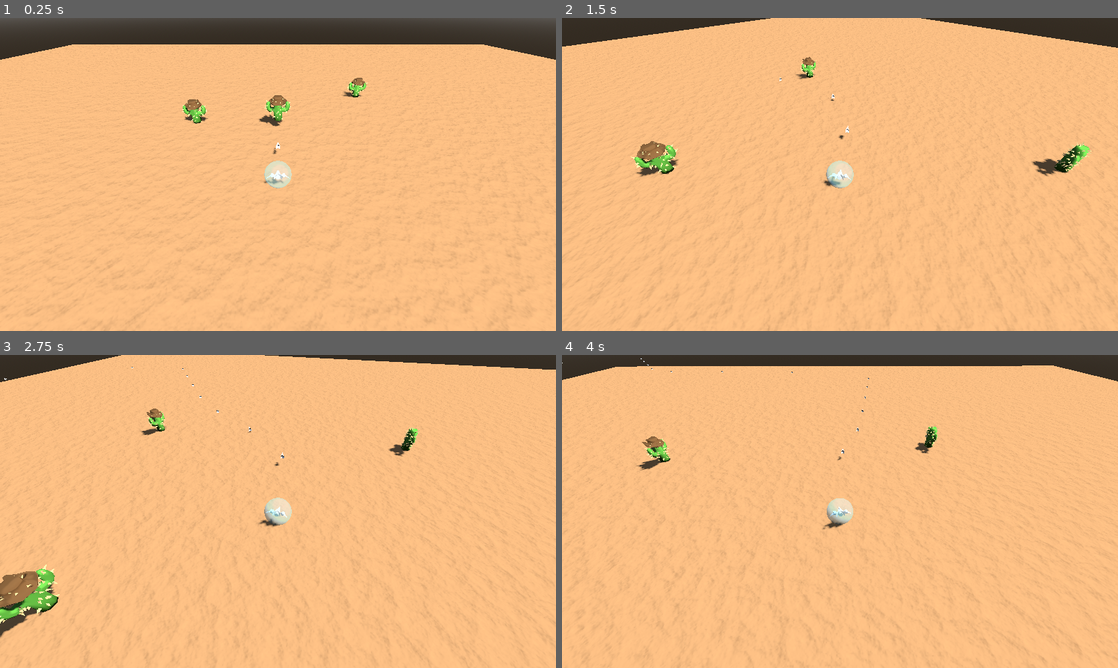
Above: before the commit, frames 1-4 (two rows, left to right).
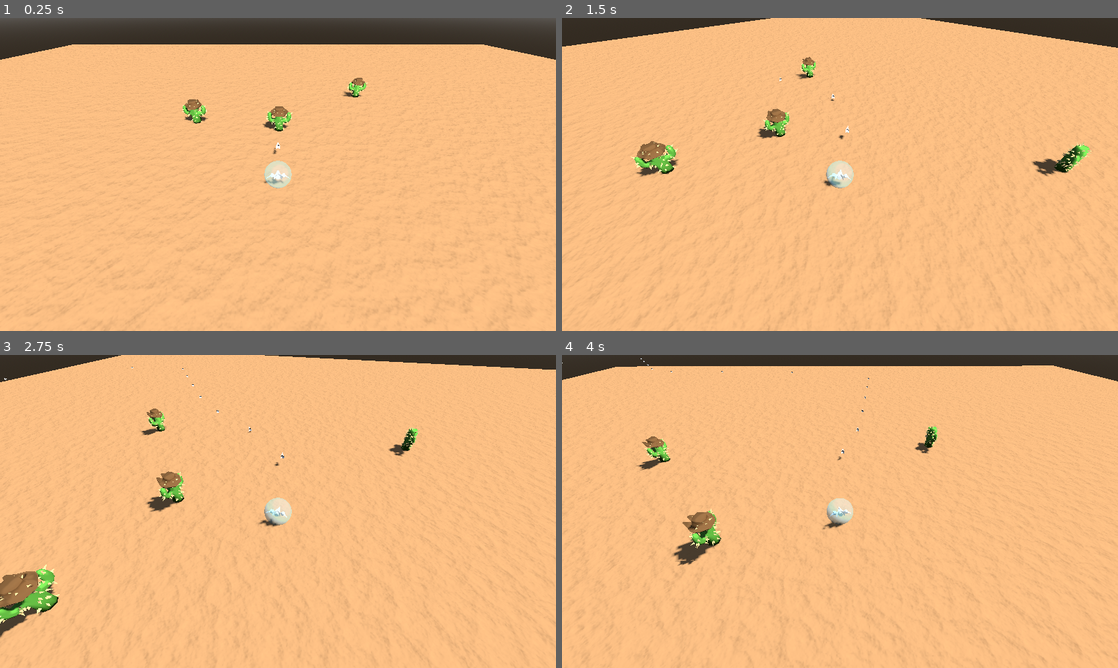
Above: after the commit, the same moments.

Repository: dicemaster5/BubbleSurvivors
Game: Godot game, scene res://scenes/world.tscn
Same seed, same stepped clock (60 frames per second), same inputs: the game is played once before the commit and once after it.
Inputs:
- Up to frame 1 (0.25 s): no input
- Up to frame 2 (1.5 s): hold D (move_right) 0.53-1.28 s; hold S (move_down) from 1.28 s (still down)
- Up to frame 3 (2.75 s): release S (move_down) at 2.03 s; hold D (move_right) from 2.03 s (still down)
- Up to frame 4 (4 s): release D (move_right) at 2.78 s; hold W (move_up) 2.78-3.53 s; hold A (move_left) from 3.53 s (still down)

The runs differ from the first frame. In frame 1, 0.4% of the frame differs, in the area x 46-53%, y 24-37%; in frame 2, 0.4%; in frame 3, 0.5%; in frame 4, 0.8%, in the area x 19-29%, y 49-68%.

Commit message:
restructured model folders

Diff:
--- a/scenes/cactus_hazard.tscn
+++ b/scenes/cactus_hazard.tscn
@@ -1,7 +1,7 @@
 [gd_scene load_steps=7 format=3 uid="uid://byjojrcm551uw"]
 
 [ext_resource type="Material" uid="uid://br3vmrnkoxjwr" path="res://materials/cactus.tres" id="1_4ggxn"]
-[ext_resource type="PackedScene" uid="uid://b4k74vxbwqkvv" path="res://models/Enemy model/Cactus.glb" id="1_5akdn"]
+[ext_resource type="PackedScene" uid="uid://b4k74vxbwqkvv" path="res://models/enemy/Cactus.glb" id="1_5akdn"]
 [ext_resource type="Script" path="res://scripts/cactus_hat_enabler.gd" id="2_or4wp"]
 [ext_resource type="Material" uid="uid://cylgormxvsjkq" path="res://materials/cactus_hat.tres" id="3_kfir2"]
 [ext_resource type="Material" uid="uid://cwallljq5t4yk" path="res://materials/cactus_spikes.tres" id="4_6twxu"]
--- a/scenes/enemy.tscn
+++ b/scenes/enemy.tscn
@@ -1,7 +1,7 @@
 [gd_scene load_steps=7 format=3 uid="uid://bj8ad7oh5pca4"]
 
 [ext_resource type="Script" path="res://scenes/enemy.gd" id="1_pqivd"]
-[ext_resource type="PackedScene" uid="uid://b4k74vxbwqkvv" path="res://models/Enemy model/Cactus.glb" id="2_h27gd"]
+[ext_resource type="PackedScene" uid="uid://b4k74vxbwqkvv" path="res://models/enemy/Cactus.glb" id="2_h27gd"]
 [ext_resource type="Material" uid="uid://br3vmrnkoxjwr" path="res://materials/cactus.tres" id="3_js6t3"]
 [ext_resource type="Material" uid="uid://cylgormxvsjkq" path="res://materials/cactus_hat.tres" id="4_06bfg"]
 [ext_resource type="Material" uid="uid://cwallljq5t4yk" path="res://materials/cactus_spikes.tres" id="5_bupd2"]
--- a/scenes/player.tscn
+++ b/scenes/player.tscn
@@ -2,10 +2,11 @@
 
 [ext_resource type="Script" path="res://scripts/player.gd" id="1_mbgsa"]
 [ext_resource type="Material" uid="uid://cvs5cryl31buk" path="res://materials/bubble.tres" id="2_4uq68"]
-[ext_resource type="PackedScene" uid="uid://c1alrmmevr3dm" path="res://models/player model/Ship.glb" id="3_vheof"]
+[ext_resource type="PackedScene" uid="uid://c1alrmmevr3dm" path="res://models/player/Ship.glb" id="3_vheof"]
 [ext_resource type="Script" path="res://scripts/damageable.gd" id="4_sup54"]
 [ext_resource type="Script" path="res://scripts/projectile_spawner.gd" id="5_feg4p"]
-[ext_resource type="PackedScene" path="res://scenes/projectile.tscn" id="6_52ojm"]
+[ext_resource type="PackedScene" uid="uid://75yulxtrp7dk" path="res://scenes/projectile.tscn" id="6_52ojm"]
+
 
 [sub_resource type="SphereShape3D" id="SphereShape3D_faupd"]
 radius = 0.75
--- a/scenes/projectile.tscn
+++ b/scenes/projectile.tscn
@@ -1,7 +1,8 @@
 [gd_scene load_steps=4 format=3 uid="uid://75yulxtrp7dk"]
 
-[ext_resource type="PackedScene" uid="uid://bq3tf10uo7bsb" path="res://models/player model/Projectile.glb" id="1_1orbl"]
+[ext_resource type="PackedScene" uid="uid://bq3tf10uo7bsb" path="res://models/player/Projectile.glb" id="1_1orbl"]
 [ext_resource type="Script" path="res://scenes/projectile.gd" id="1_qohhj"]
+
 
 [sub_resource type="BoxShape3D" id="BoxShape3D_dcvc0"]
 size = Vector3(0.312927, 0.278748, 1.17703)
--- a/scenes/world.tscn
+++ b/scenes/world.tscn
@@ -58,9 +58,11 @@
 [node name="Cactus4" parent="." instance=ExtResource("6_cainy")]
 transform = Transform3D(1, 0, 0, 0, 1, 0, 0, 0, 1, 8.5137, 1.90735e-06, -14.2483)
 
-[node name="Enemy" parent="." node_paths=PackedStringArray("target") instance=ExtResource("6_xkebw")]
-transform = Transform3D(1, 0, 0, 0, 1, 0, 0, 0, 1, 0, 0, -7.27)
-target = NodePath("../Player")
+[node name="Enemy" parent="." instance=ExtResource("6_xkebw")]
+transform = Transform3D(1, 0, 0, 0, 1, 0, 0, 0, 1, 0.1, 0, -6.61)
+collision_mask = 13
+script = ExtResource("7_onfek")
+max_health = 100
 
 [node name="Damageable" type="Node" parent="Enemy"]
 script = ExtResource("7_onfek")
Renamed: models/Enemy model/Cactus.glb -> models/enemy/Cactus.glb
Not shown, changed: models/enemy/Cactus.glb.import
Binary file added: models/environment/rock_01.glb
Not shown, changed: models/environment/rock_01.glb.import
Renamed: models/player model/Projectile.glb -> models/player/Projectile.glb
Not shown, added: models/player/Projectile.glb.import
Renamed: models/player model/Ship.glb -> models/player/Ship.glb
Not shown, changed: models/player/Ship.glb.import
Not shown: 1 places in scenes/world.tscn that only renumber resources
